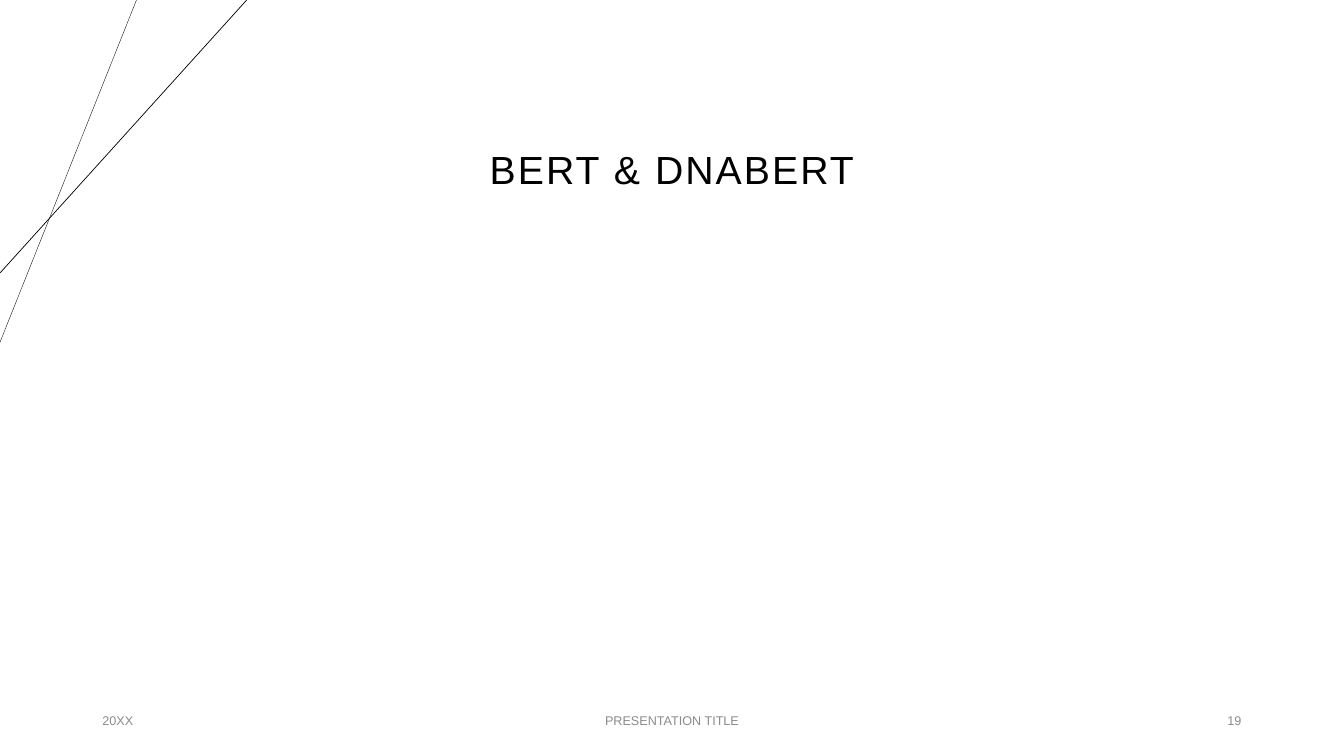
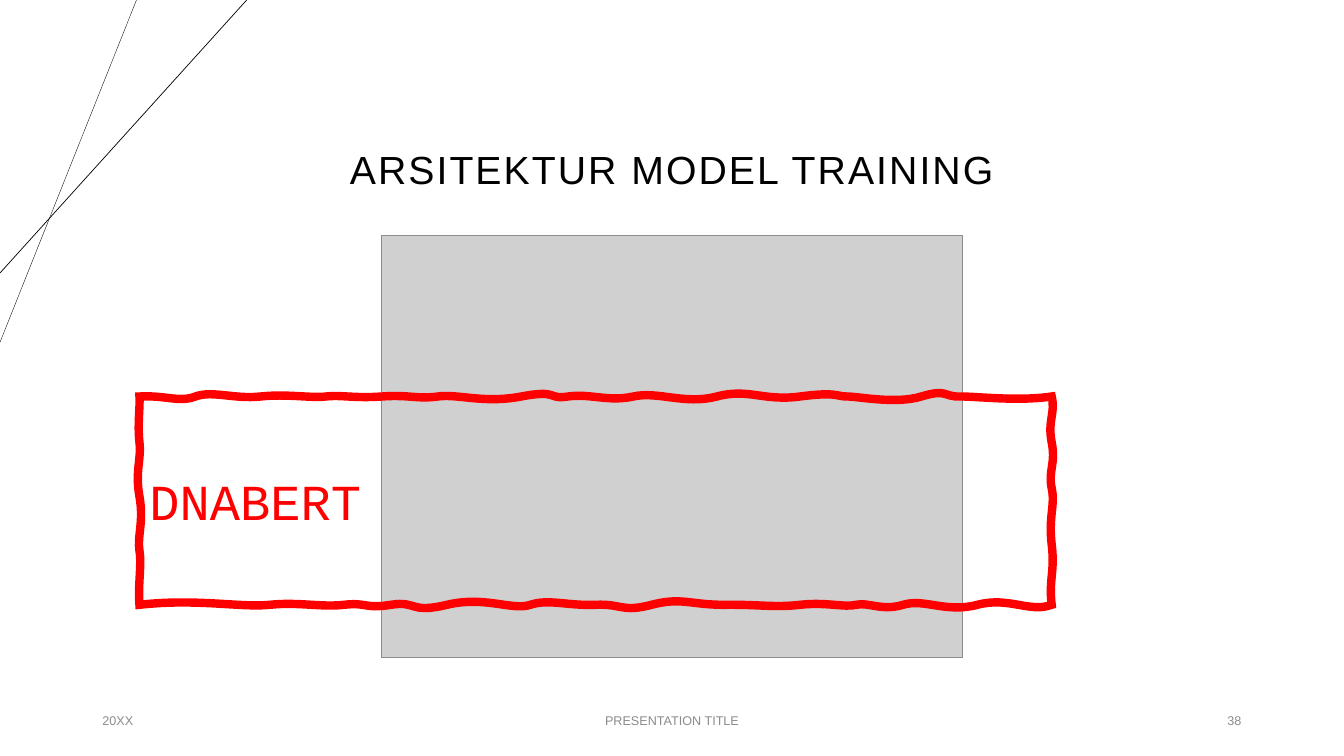
Before and after one commit to anwari32/IF5099-Metode-Penelitian, a slide deck: slide 38 of proposals/v2/Penerapan Multitask Learning dan BERT untuk Prediksi Splice.pptx (slide 19 before the commit). Drawn at 1344x756 pixels with LibreOffice and Linux fonts; fonts in the diff are those of the drawing; grey boxes stand for pictures. Boxes give left, top, right and bottom in pixels: in the first picture for what was removed or moved away, otherwise in the second. Text is boxed around its words. In the diff, an @@ line names an element or a change of style, - is before the commit and + after.

```diff
--- a/proposals/v2/Penerapan Multitask Learning dan BERT untuk Prediksi Splice.pptx
+++ b/proposals/v2/Penerapan Multitask Learning dan BERT untuk Prediksi Splice.pptx
@@ title at (x1=350, y1=156, x2=993, y2=185): text changed @@
-BERT & DNABERT
+ARSITEKTUR MODEL TRAINING
@@ picture added at (x1=381, y1=236, x2=963, y2=658) @@
@@ freeform shape added at (x1=139, y1=396, x2=1052, y2=605), outline #FF0000 6 pt, 36 pt, text #FF0000 @@
+DNABERT
@@ page number at (x1=1227, y1=716, x2=1241, y2=725): text changed @@
-19
+38
```
Also in this commit, not shown: 10 other slides changed, 16 slides added, 1 slide removed, 7 other files.
